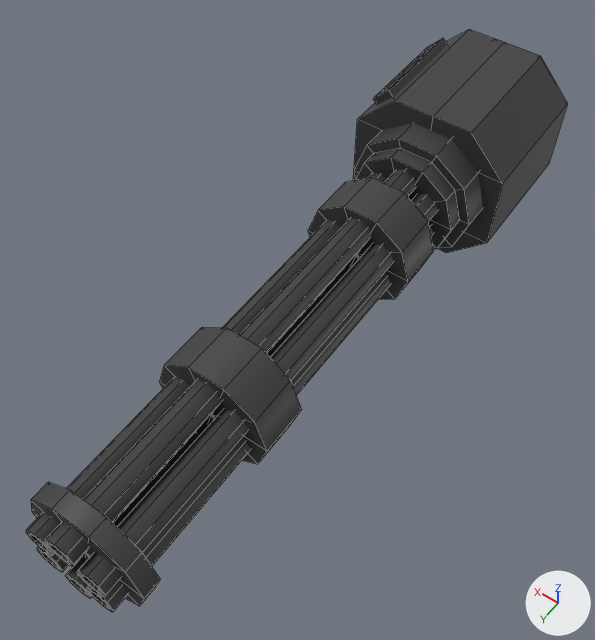
The FBX model Art/Gatling Gun.fbx: old version first, new version second.
Camera for both pictures: a camera (50 mm lens) standing at (-0.0002, 0.0414, 0.0751) and looking at (0.018, 0.0159, 0.035). The axes (+X, +Y, +Z) are drawn at lower right. The lights are the same throughout. Mesh edges are drawn as thin lines. Where no turn or scale is listed for an object, it has been applied to the vertices.

Before the edit, the objects in view are built like this:
```python
me_mesh = bpy.data.meshes.new('Mesh')
me_mesh.from_pydata(...)  # 102 vertices, 105 faces; spans x 0.0117..0.0226, y -0.011..0.0044, z 0.0315..0.0424
me_mesh.materials.append(mat_guns)  # picture img_guns_png
me_mesh_001 = bpy.data.meshes.new('Mesh.001')
me_mesh_001.from_pydata(...)  # 238 vertices, 264 faces; spans x -0.0037..0.0037, y 0.0..0.0313, z -0.0035..0.0035
me_mesh_001.materials.append(mat_guns)  # picture img_guns_png
ob_barrel = bpy.data.objects.new('Barrel', me_mesh_001)
ob_barrel.location = (0.01702, 0.00442, 0.03707)
ob_body = bpy.data.objects.new('Body', me_mesh)
ob_body.location = (0.0, 0.0, 0.0)
```
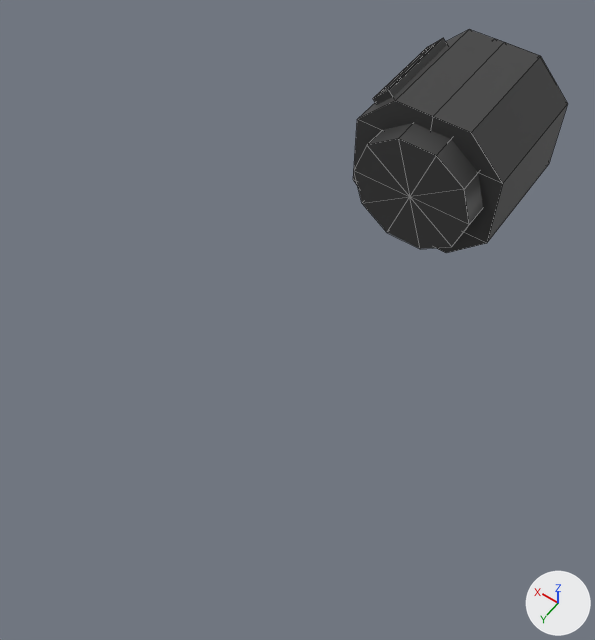
Boxes [x1, y1, x2, y2] around the edits, measured in the pictures (595 x 640 px):
'Barrel', deleted
    before: [26, 148, 460, 612]

The edits, one by one:
Object 'Barrel' (ob_barrel) is deleted.
